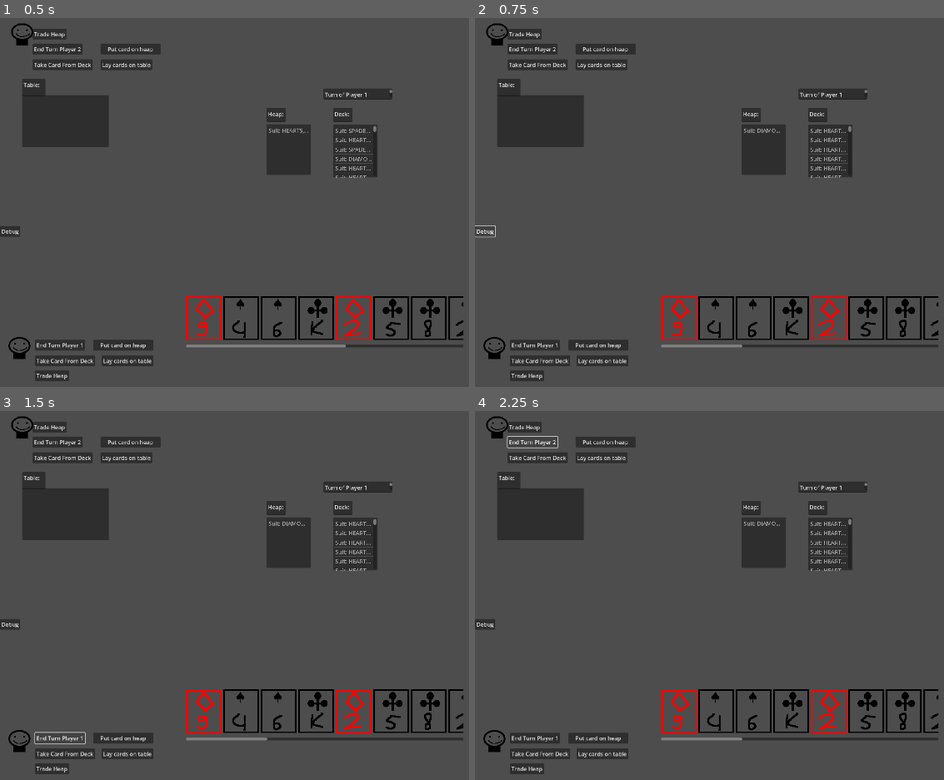
Above: before the commit, frames 1-4 (two rows, left to right).
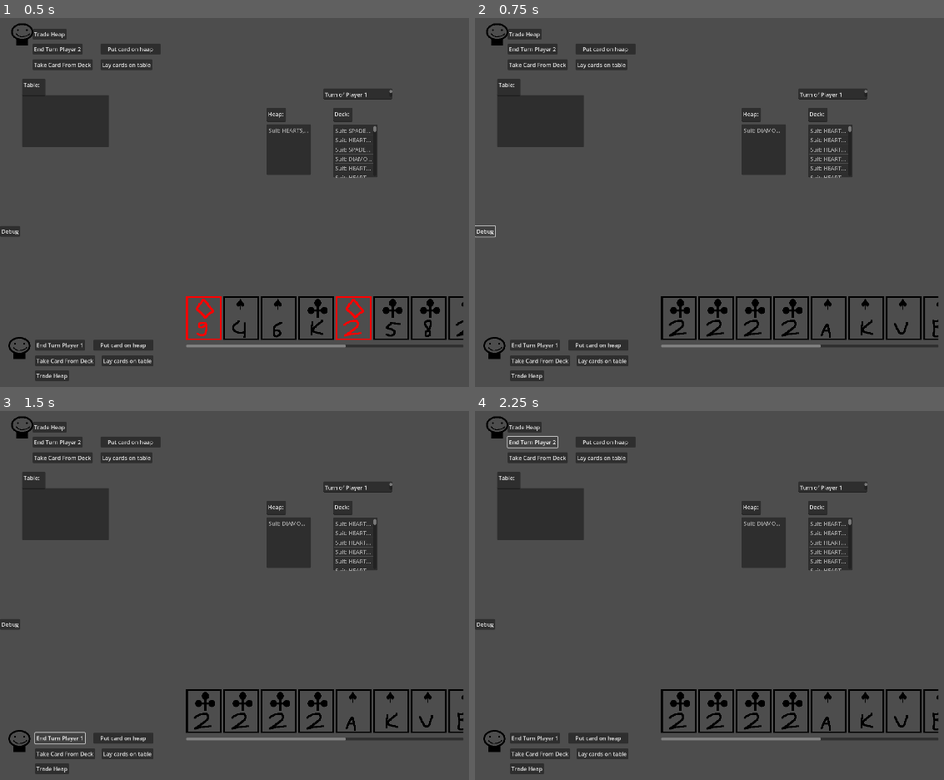
Above: after the commit, the same moments.

Repository: Brentem/JokerRummy
Game: Godot game, scene res://scenes/main.tscn
The game is run twice, just before and just after one commit, with the same random seed, the same clock (stepped at 60 frames per second) and the same inputs.
Inputs:
- Up to frame 1 (0.5 s): no input
- Up to frame 2 (0.75 s): click "Debug" at 0.5 s
- Up to frame 3 (1.5 s): click "End Turn Player 1" at 1.25 s
- Up to frame 4 (2.25 s): click "End Turn Player 2" at 2 s

Frame 1 is identical in both runs. In frame 2, 1.6% of the frame differs, in the area x 39-99%, y 75-90%; in frame 3, 1.6%; in frame 4, 1.6%.

Commit message:
Can click on card and trigger signal.

Diff:
--- a/project/scenes/main.tscn
+++ b/project/scenes/main.tscn
@@ -178,6 +178,14 @@
 
 [node name="Player2" parent="." instance=ExtResource("3_a3nih")]
 position = Vector2(64, 64)
+
+[node name="NinePatchRect" type="NinePatchRect" parent="."]
+offset_right = 40.0
+offset_bottom = 40.0
+
+[node name="TextureRect" type="TextureRect" parent="."]
+offset_right = 40.0
+offset_bottom = 40.0
 
 [connection signal="pressed" from="Buttons/TurnButton1" to="." method="_on_turn_button_pressed" binds= [0]]
 [connection signal="pressed" from="Buttons/TurnButton2" to="." method="_on_turn_button_pressed" binds= [1]]
--- a/project/scripts/cards_container_manager.gd
+++ b/project/scripts/cards_container_manager.gd
@@ -3,6 +3,10 @@
 @export var card_scene : PackedScene
 
 const CardInfo = CardTypes.CardInfo
+
+var selectedId = 0;
+
+var counter = 0
 
 func add_card(card_info: CardInfo) -> void:
 	var card = card_scene.instantiate()
@@ -11,5 +15,20 @@
 	patch_rect.texture = card.get_node("Sprite2D").texture
 	patch_rect.region_rect = card.get_node("Sprite2D").region_rect
 	patch_rect.custom_minimum_size = patch_rect.region_rect.size
+	patch_rect.set_mouse_filter(Control.MOUSE_FILTER_PASS) # This is needed or gui_input signal won't work.
+
+	patch_rect.gui_input.connect(_gui_input_card.bind(counter))
+	counter += 1
 
 	$ScrollContainer/HBoxContainer.add_child(patch_rect)
+
+func reset() -> void:
+	counter = 0
+	var children = $ScrollContainer/HBoxContainer.get_children()
+	for child in children:
+		$ScrollContainer/HBoxContainer.remove_child(child)
+
+func _gui_input_card(event: InputEvent, id: int) -> void:
+	selectedId = id
+	if event.is_pressed():
+		pass
--- a/project/scripts/main.gd
+++ b/project/scripts/main.gd
@@ -13,6 +13,8 @@
 const TradeHeapButton := "TradeHeapButton"
 
 var card_scene = preload("res://scenes/card.tscn")
+
+@onready var player_one_card_container = $PlayerOneCardsContainer
 
 enum Event
 {
@@ -87,8 +89,9 @@
 	var deck : Deck = Deck.new(!debug)
 	uiLogic = UILogic.new(deck, playerList, $ItemLists/HeapList, $ItemLists/TableList, $ItemLists/DeckList, debug)
 
+	player_one_card_container.reset()
 	for i in 13:
-		$PlayerOneCardsContainer.add_card(uiLogic._playerCards[0][i])
+		player_one_card_container.add_card(uiLogic._playerCards[0][i])
 
 
 	var players : Array[Player]
Not shown, added: docs/notes.md
